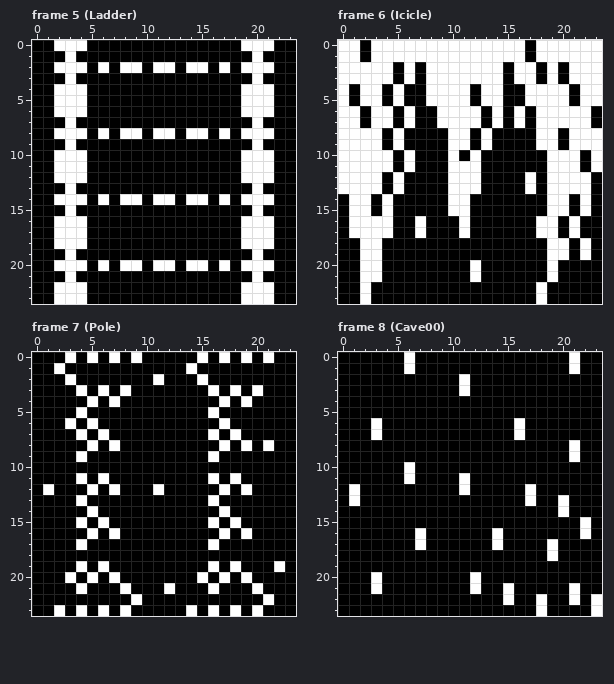
Pixel-art file: res/images/tileset.ase. Above, as it was before the edit.
24x24 pixels, 16 frames. Shown: frame 5 (Ladder), frame 6 (Icicle), frame 7 (Pole), frame 8 (Cave00). The commit also changed other frames, which this record leaves out.
And afterwards:
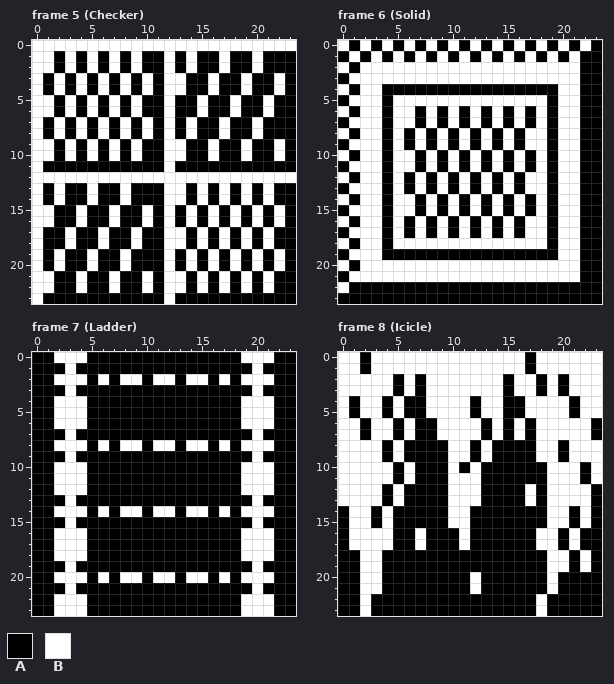
Palette (. is transparent): A #000000  B #ffffff
From old to new:
Changed rows in their new state; - is an unchanged pixel.
Frame 5 (Checker), layers "Layer 2", "Layer 1":
first column x 0:
 0 BB---BBBBBBBBBBBBBB---BB
 1 BB---B-B-B--B-B--B------
 2 BBA-ABABA--A---A---A-A--
 3 B-BAB-B-B-B-BB--B--BA-B-
 4 B--A--B-B-B-BB--B---AAB-
 5 BBA-AB-B-B--B--B--BAA---
 6 BBA-AB-B-B--B--B--BAA---
 7 B-BAB-B-B-B-B-B--B------
 8 B--A-----ABA---A---A-A--
 9 BB---B-B-B--BB--B--BA-B-
10 BBA-AB-B-B--BB--B---AAB-
11 B-AAA-------B------AAA--
12 BB---BBBBBBBBBBBBBB---BB
13 B-BA-B--B---BB-B-B-BAB--
14 B--AABA--A-A-BA-----A---
15 BB-AB--B--B-B-B-B-B---B-
16 BBAA---B--B-B-B-B-BA-AB-
17 B-A-A-B--B--BB-B-B--A---
18 B-A-A-B--B--BB-B-B--A---
19 B-BA-B--B---B-B-B-B---B-
20 B--AABA--A-A---ABABA-AB-
21 BB-AB--B--B-BB-B-B-BAB--
22 BBAA---B--B-BB-B-B--A---
23 B-AAA-------B------AAA--
Frame 6 (Solid), layers "Layer 2", "Layer 1":
first column x 0:
 0 -ABA-A-A-A-A-A-A---A-A-A
 1 A---A-A-A-A-A-A-ABA-A-AA
 2 -A---B-B-------B--B-B-AA
 3 A----B-B-------B--B-B-AA
 4 -----A--AAAA-AA--AAA-BAA
 5 AB----BB----B--BB--A-BAA
 6 -AB-AB--BA-A-------A--A-
 7 A-B-AB--BA-A-------A--A-
 8 -A-----B-BA----B-B-AB-AA
 9 A------B-BA----B-B-AB-AA
10 -A--AB--B-----B-B-BA---A
11 A---AB--B--A--B-B-BA---A
12 -A-----B-BA-AB-B--BA--A-
13 A------B-BA-AB-B--BA--A-
14 BA-BABB-B--AB-B-B-BA-BA-
15 ---BABB-B--AB-B-B-BA-BA-
16 BA--AB---B---B-B-B-AB---
17 ----AB---B---B-B-B-AB---
18 B----BBBBBBBBBBBBBBA-BA-
19 -B-----------------A-BA-
20 B---BBBBBBBB-BBBBBB-BB--
21 -B--BBBBBBBB-BBBBBB-BB--
22 B-A---------------A-----
23 --A---------------A-----
Frame 7 (Ladder), layers "Layer 3", "Layer 2", "Layer 1":
first column x 1:
 0 -B-BA-A-A-----A-A--B--
 1 -AB----------A-----B--
 2 -B-B-B-BB--B-B--B-BBB-
 3 --BA-A-A-------A-A----
 4 -BBBA-A---------A--BB-
 5 -BB------------A--BBB-
 6 -B-BA-----------A-BBB-
 7 --BA-A---------A-A-B--
 8 -BBBABABB-BB-BB----B--
 9 --BA-----------A---B--
10 -BBB--------------BBB-
11 -BB--A---------A-ABBB-
12 ABBBA-A---A-----A--BB-
13 --BA-----------A---B--
14 -BBBAB-BB-BB-BB---BBB-
15 --BA-A---------A-A-B--
16 -BBBA-A---------A--BB-
17 -BB------------A--BBB-
18 -BBB--------------BBB-
19 --BA-A---------A-A-B-A
20 -B-BABABB-BB-B-----BB-
21 --BA---A---A---A------
22 -BBB----A---------BB--
23 --B--A-A-----A-A-AB-B-
Frame 8 (Icicle), layer "Layer 2":
first column x 0:
 0 BB-BBB-BBBBBBBBBB-BBB-BB
 1 BB-BBB-BBBBBBBBBB-BBB-BB
 2 BBBBB-B-BBB-BBB-BB-B-BBB
 3 BBBBB-B-BBB-BBB-BB-B-BBB
 4 B-BB-B--BBBB-BB--BBBB-BB
 5 B-BB-B--BBBB-BB--BBBB-BB
 6 BB--B-B--BBBB-B---BBBBB-
 7 BB--B-B--BBBB-B---BBBBB-
 8 BBBB-B----BB-B----BB--BB
 9 BBBB-B----BB-B----BB--BB
10 BBBBB-----B-B------BBB-B
11 BBBBB-----B-B------BBB-B
12 B-BB-B----B-B------BBBB-
13 B-BB-B----BBB------B-BB-
14 -BB-B-----BB-------B--B-
15 -BB-B-----BB-------BB---
16 -BBBB------B--A---BB-BA-
17 -BBBB------B--A---B--B--
18 --BB----------------B-B-
19 --BB---------------BB-B-
20 --B----------------B----
21 --B------------A---B-A--
22 --B------------A-----A-A
23 --B--------------------A
Pixel boxes of the changes (left, top, right, bottom) in both pictures:
changed: (32, 40, 296, 304)
changed: (338, 40, 602, 304)
changed: (43, 352, 285, 616)
changed: (338, 352, 602, 616)
